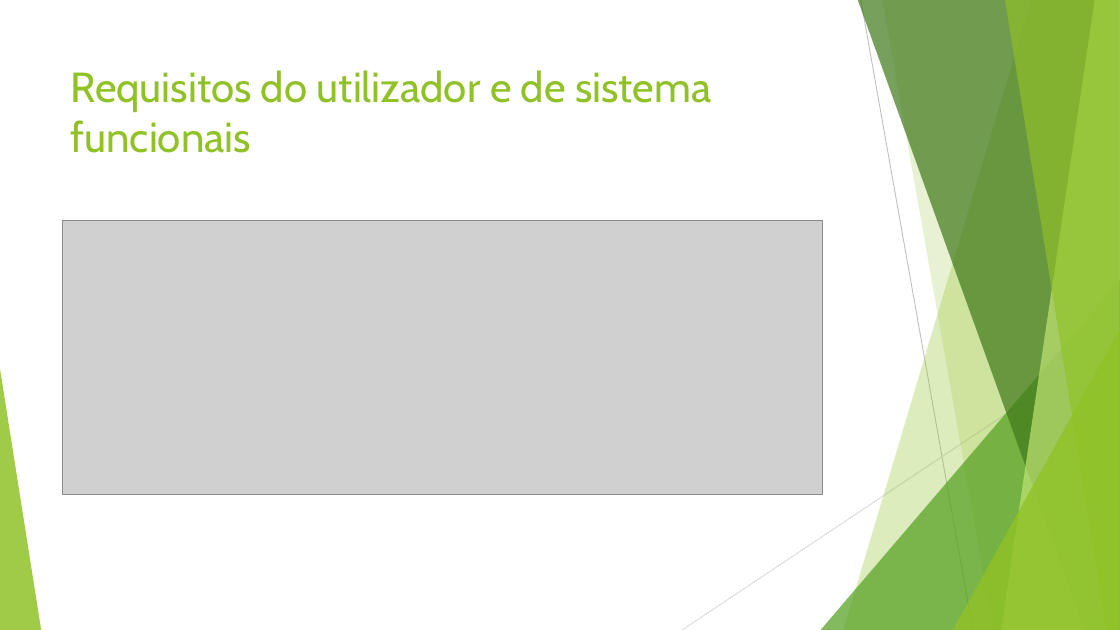
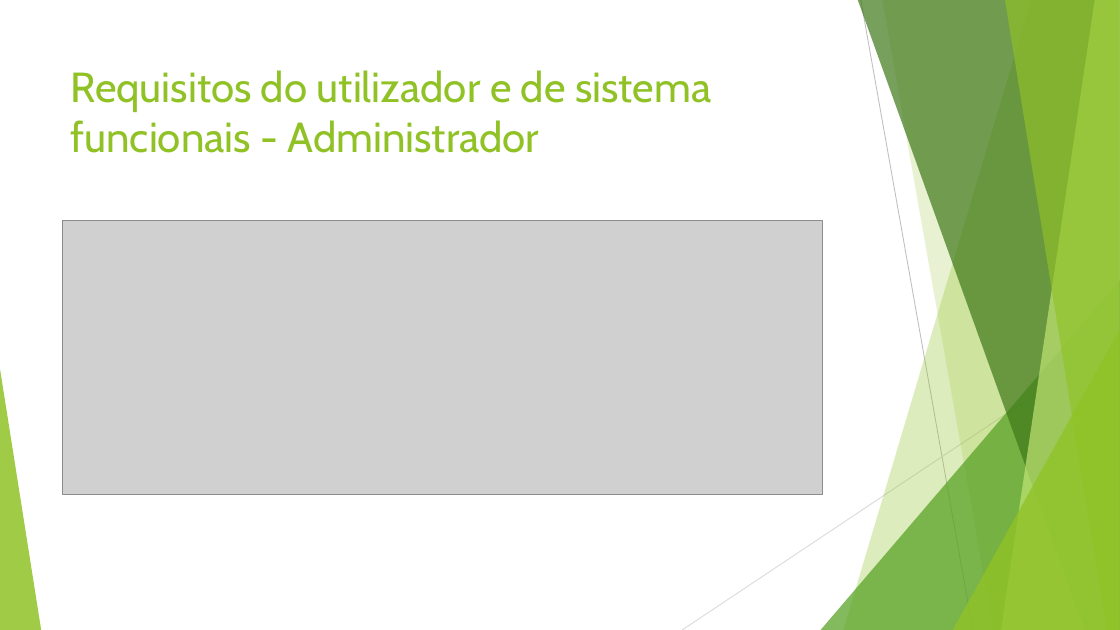
Before and after one commit to vitorjrc/babysitting-system, a slide deck: slide 29 of relatorio/Fase 2/LI4.pptx (slide 34 before the commit). Drawn at 1120x630 pixels with LibreOffice and Linux fonts; fonts in the diff are those of the drawing; grey boxes stand for pictures. Boxes give left, top, right and bottom in pixels: in the first picture for what was removed or moved away, otherwise in the second. Text is boxed around its words. In the diff, an @@ line names an element or a change of style, - is before the commit and + after.

```diff
--- a/relatorio/Fase 2/LI4.pptx
+++ b/relatorio/Fase 2/LI4.pptx
@@ title at box(71, 70, 711, 153): text changed @@
-Requisitos do utilizador e de sistema funcionais
+Requisitos do utilizador e de sistema funcionais - Administrador
```
Also in this commit, not shown: 10 other slides changed, 6 slides added, 7 slides removed.
